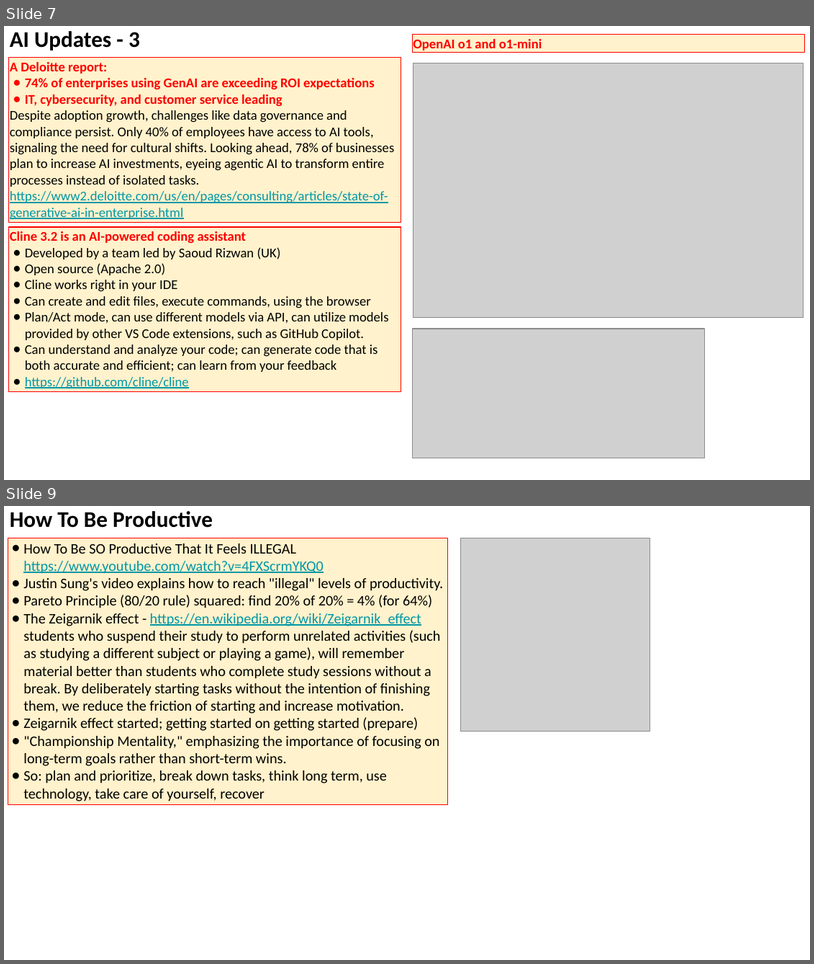
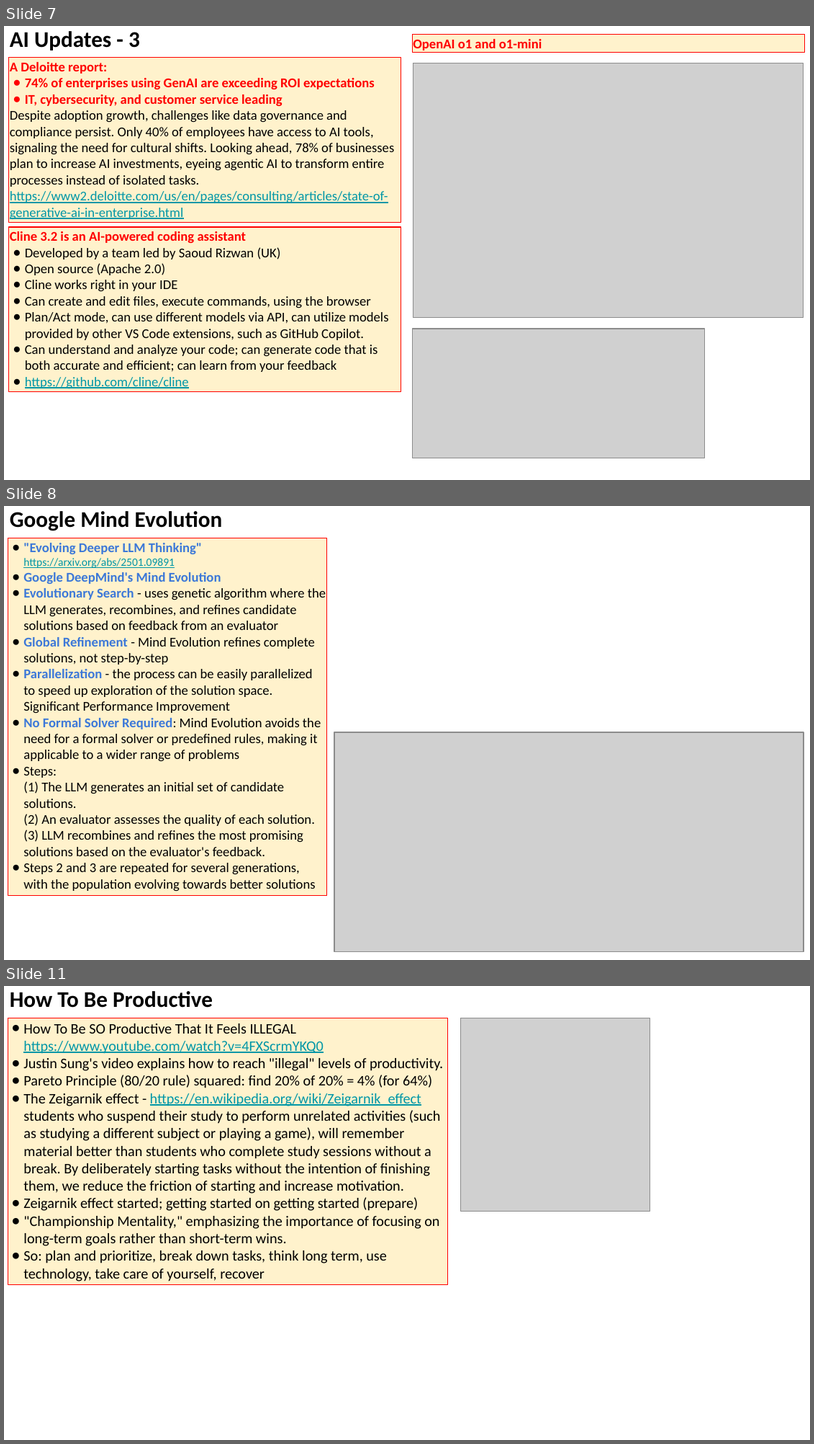
Before and after one commit to lselector/seminar, a slide deck: 2025/2025-01-24-AI-Updates.pptx. Shown one above the other, each under a label of ours: slides 7 and 9 before the commit, slides 7, 8 and 11 after it; the slides between them are not shown. The pictures are 814x964 and 814x1444 pixels, drawn with LibreOffice and Linux fonts; fonts in the diff are those of the drawing; grey boxes stand for pictures. Boxes give left, top, right and bottom in pixels: in the first picture for what was removed or moved away, otherwise in the second. Text is boxed around its words. In the diff, an @@ line names an element or a change of style, - is before the commit and + after.

```diff
--- a/2025/2025-01-24-AI-Updates.pptx
+++ b/2025/2025-01-24-AI-Updates.pptx
@@ slide 8 added at box(4, 506, 810, 960), background #FFFFFF @@
@@ text added at box(10, 511, 223, 531), 20 pt, text #000000, bold @@
+Google Mind Evolution
@@ rectangle added at box(8, 538, 327, 896), fill #FFF2CC, outline #FF0000 0.75 pt, 12 pt, text #000000 @@
+● "Evolving Deeper LLM Thinking"
+  https://arxiv.org/abs/2501.09891
+● Google DeepMind's Mind Evolution
+● Evolutionary Search - uses genetic algorithm where the LLM generates, recombines, and refines candidate solutions based on feedback from an evaluator
+● Global Refinement - Mind Evolution refines complete solutions, not step-by-step
+● Parallelization - the process can be easily parallelized to speed up exploration of the solution space. Significant Performance Improvement
+● No Formal Solver Required: Mind Evolution avoids the need for a formal solver or predefined rules, making it applicable to a wider range of problems
+● Steps:
+  (1) The LLM generates an initial set of candidate solutions.
+  (2) An evaluator assesses the quality of each solution.
+  (3) LLM recombines and refines the most promising solutions based on the evaluator's feedback.
+● Steps 2 and 3 are repeated for several generations, with the population evolving towards better solutions
@@ picture added at box(334, 732, 804, 951) @@
@@ what was slide 9 is now slide 11 @@
```
Also in this commit, not shown: 4 slides changed, 1 other slide added.
